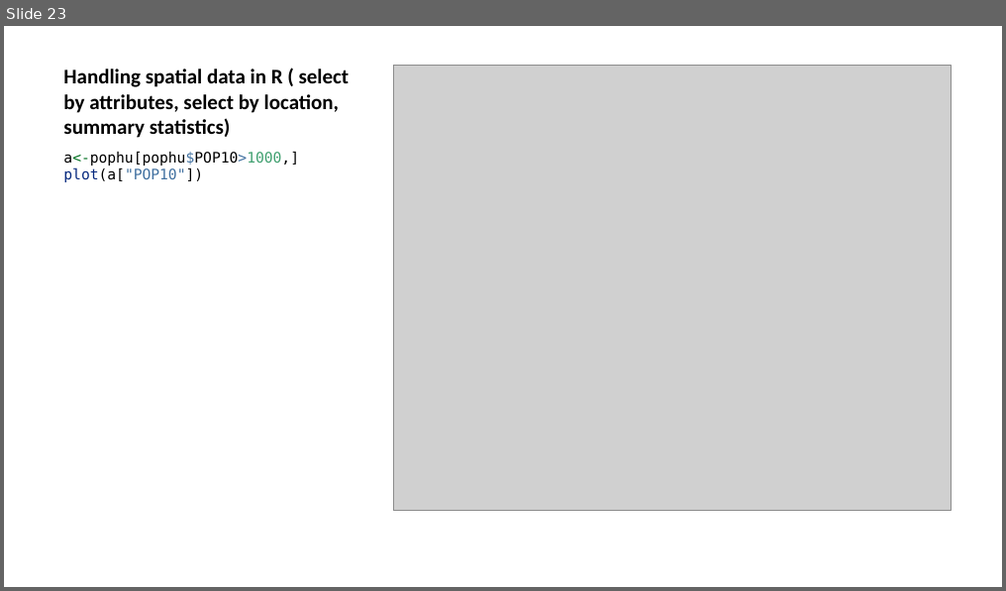
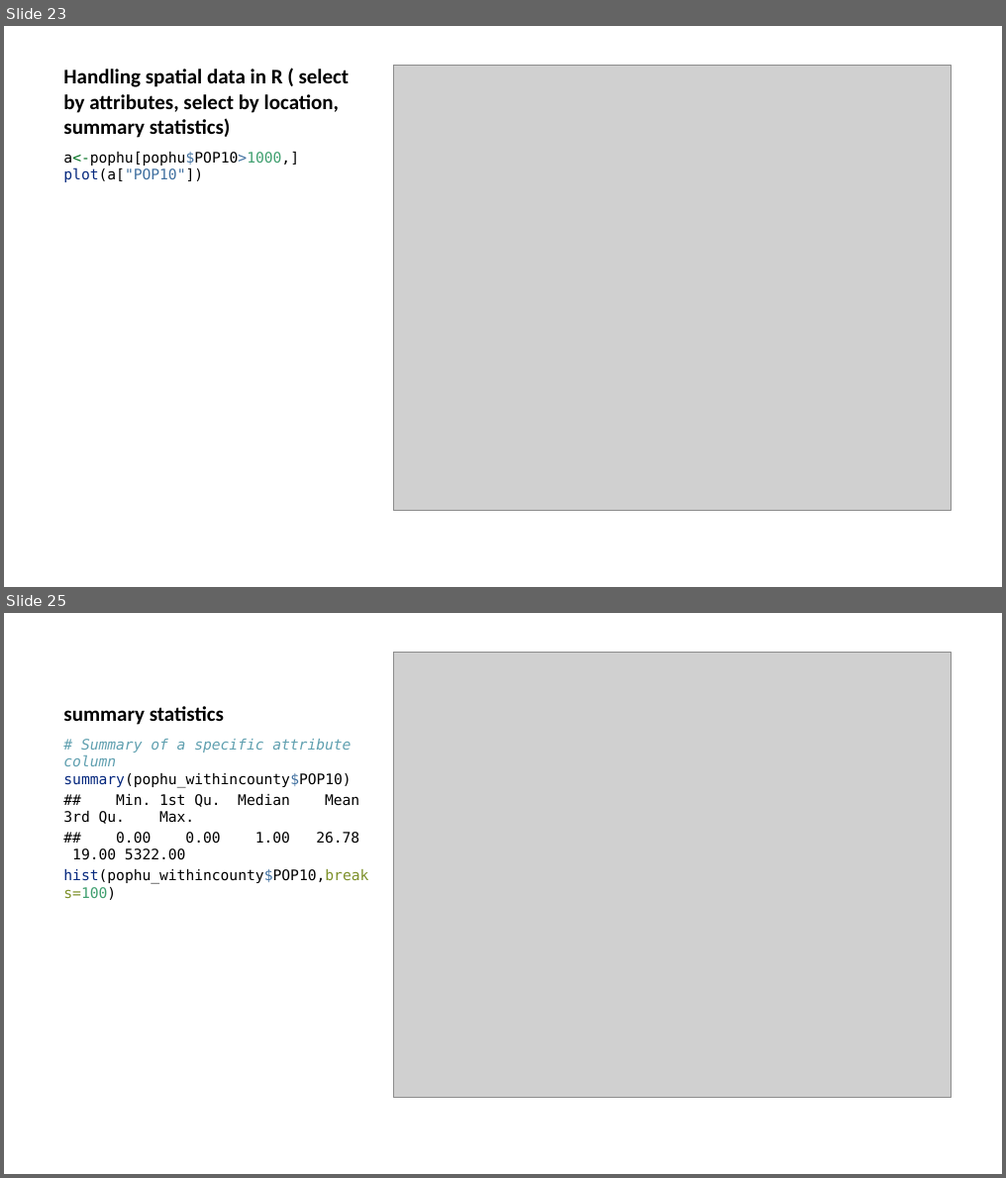
Before and after one commit to yangshao2/Geog4254-5254G, a slide deck: week2/week2.pptx. Shown one above the other, each under a label of ours: slide 23 before the commit, slides 23 and 25 after it; the slides between them are not shown. The pictures are 1006x591 and 1006x1178 pixels, drawn with LibreOffice and Linux fonts; fonts in the diff are those of the drawing; grey boxes stand for pictures. Boxes give left, top, right and bottom in pixels: in the first picture for what was removed or moved away, otherwise in the second. Text is boxed around its words. In the diff, an @@ line names an element or a change of style, - is before the commit and + after.

```diff
--- a/week2/week2.pptx
+++ b/week2/week2.pptx
@@ slide 25 added at (4,613,1002,1174), background #FFFFFF @@
@@ picture added at (393,652,950,1098) @@
@@ title added at (63,706,224,725), 15 pt, text #000000, bold @@
+summary statistics
@@ text added at (63,739,368,900), 10.5 pt, text #000000 @@
+# Summary of a specific attribute column
+summary(pophu_withincounty$POP10)
+## Min. 1st Qu. Median Mean 3rd Qu. Max.
+## 0.00 0.00 1.00 26.78 19.00 5322.00
+hist(pophu_withincounty$POP10,breaks=100)
```
Also in this commit, not shown: 5 slides changed, 1 other slide added, 2 slides removed, 29 other files.
